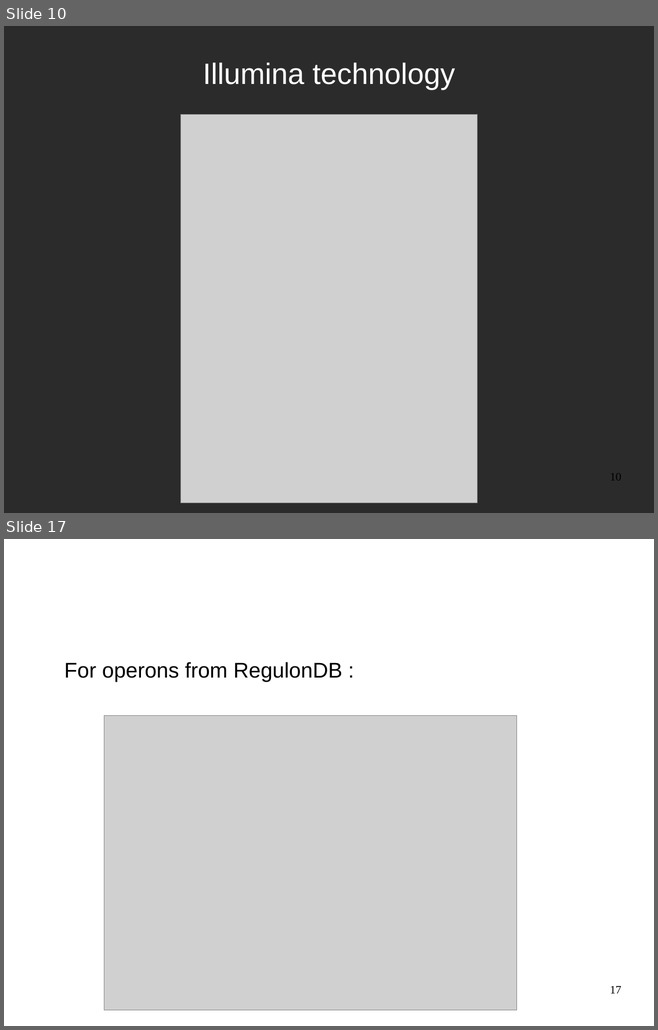
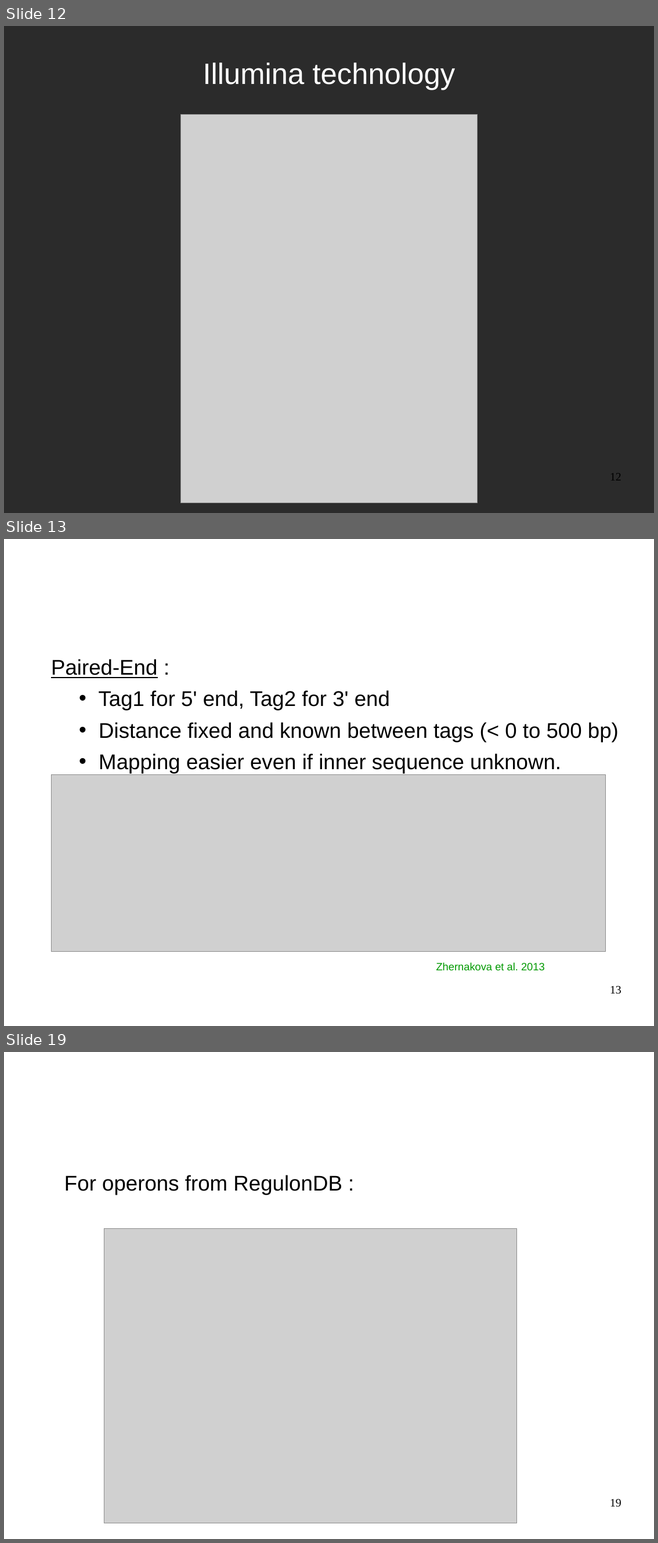
Before and after one commit to mesmeraf/stage_M2, a slide deck: presentations/presentation_labo_03-19.odp. Shown one above the other, each under a label of ours: slides 10 and 17 before the commit, slides 12, 13 and 19 after it; the slides between them are not shown. The pictures are 658x1030 and 658x1543 pixels, drawn with LibreOffice and Linux fonts; fonts in the diff are those of the drawing; grey boxes stand for pictures; background and template pictures are left out; a plain dark background stands for a picture behind light text. Boxes give left, top, right and bottom in pixels: in the first picture for what was removed or moved away, otherwise in the second. Text is boxed around its words. In the diff, an @@ line names an element or a change of style, - is before the commit and + after.

```diff
--- a/presentations/presentation_labo_03-19.odp
+++ b/presentations/presentation_labo_03-19.odp
@@ slide 13 added at (x1=4, y1=539, x2=654, y2=1026), background picture (left out) @@
@@ title added at (x1=36, y1=558, x2=621, y2=613), 36 pt, text #FFFFFF @@
+Paired-End vs. Single-End
@@ text added at (x1=51, y1=659, x2=618, y2=773), 26 pt, text #000000 @@
+Paired-End :
+    • Tag1 for 5' end, Tag2 for 3' end
+    • Distance fixed and known between tags (< 0 to 500 bp)
+    • Mapping easier even if inner sequence unknown.
@@ picture added at (x1=51, y1=775, x2=605, y2=951) @@
@@ text added at (x1=436, y1=962, x2=545, y2=971), 13 pt, text #009900 @@
+Zhernakova et al. 2013
@@ page number added at (x1=610, y1=986, x2=621, y2=994), 14 pt, text #000000 @@
+13
@@ what was slide 10 is now slide 12 @@
@@ page number at (x1=610, y1=473, x2=621, y2=481): text changed @@
-10
+12
@@ what was slide 17 is now slide 19 @@
@@ page number at (x1=610, y1=1499, x2=621, y2=1507): text changed @@
-17
+19
```
Also in this commit, not shown: 19 slides changed, 1 other slide added, 3 other files.
